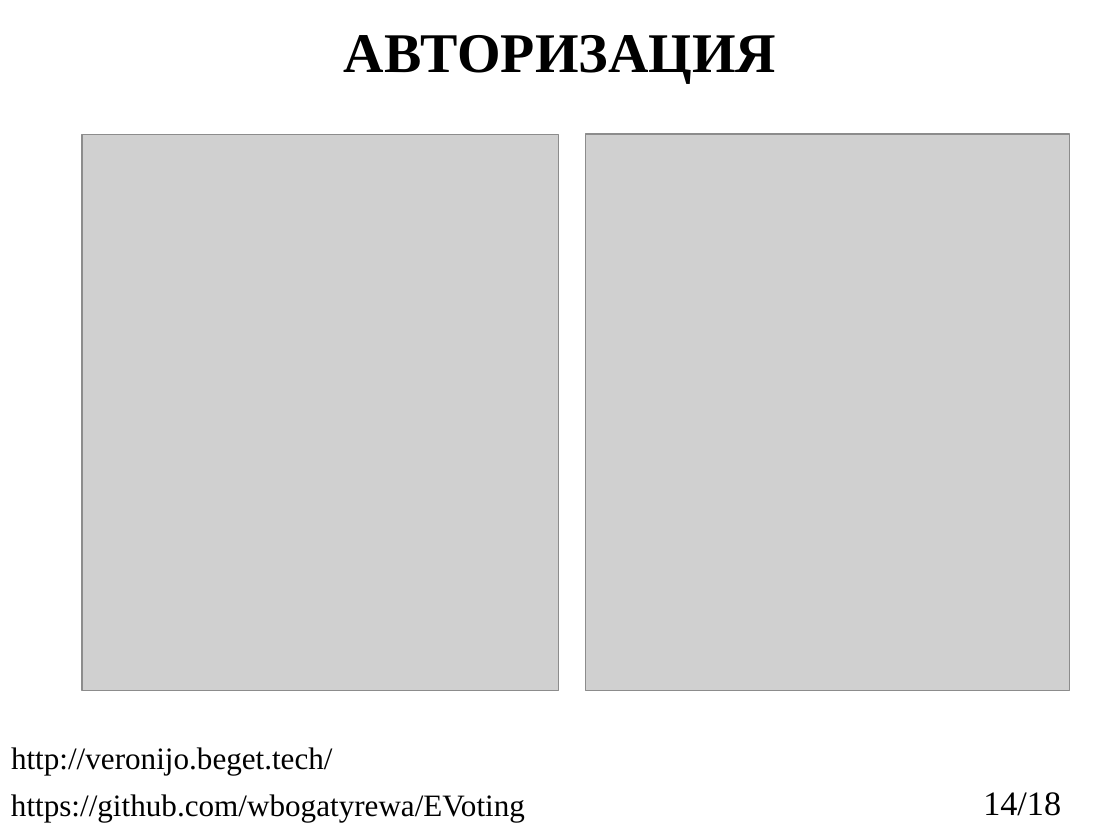
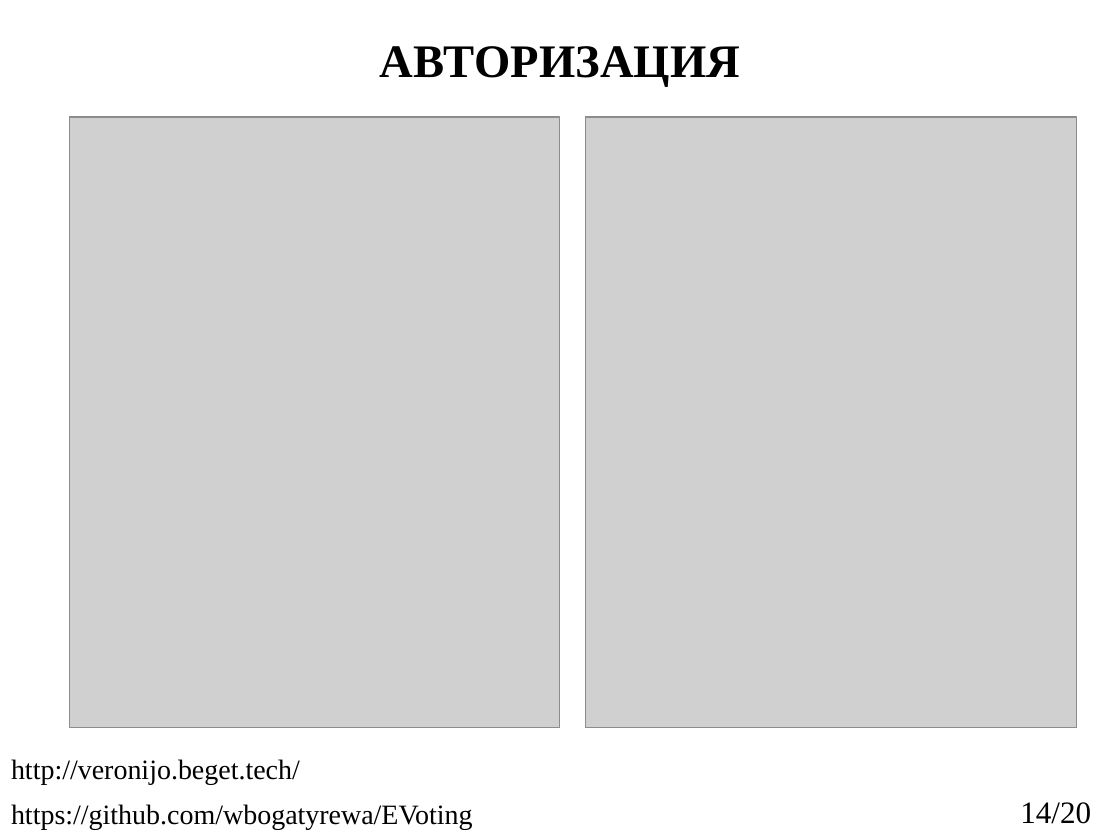
Before and after one commit to wbogatyrewa/EVoting, a slide deck: slide 14 of reports/2023_403_БогатыреваВО_slides.pptx. Drawn at 1120x840 pixels with LibreOffice and Linux fonts; fonts in the diff are those of the drawing; grey boxes stand for pictures. Boxes give left, top, right and bottom in pixels: in the first picture for what was removed or moved away, otherwise in the second. Text is boxed around its words. In the diff, an @@ line names an element or a change of style, - is before the commit and + after.

```diff
--- a/reports/2023_403_БогатыреваВО_slides.pptx
+++ b/reports/2023_403_БогатыреваВО_slides.pptx
@@ title "АВТОРИЗАЦИЯ": place and size @@
-title "АВТОРИЗАЦИЯ" at [344,35,776,83]
+title "АВТОРИЗАЦИЯ" at [380,46,740,87]
@@ title "АВТОРИЗАЦИЯ" at [380,46,740,87]: size 36 to 30 pt @@
@@ picture: place and size @@
-picture at [82,134,558,690]
+picture at [69,118,560,728]
@@ picture: place and size @@
-picture at [586,134,1070,691]
+picture at [586,118,1076,728]
@@ text "http://veronijo.beget.tech/": place and size @@
-text "http://veronijo.beget.tech/" at [11,747,333,775]
+text "http://veronijo.beget.tech/" at [11,759,300,784]
@@ text "http://veronijo.beget.tech/" at [11,759,300,784]: size 20 to 18 pt @@
@@ text "https://github.com/wbogatyrewa/EVoting" at [11,804,473,829]: size 20 to 18 pt @@
@@ text "https://github.com/wbogatyrewa/EVoting": place and size @@
-text "https://github.com/wbogatyrewa/EVoting" at [11,794,525,821]
+text "https://github.com/wbogatyrewa/EVoting" at [11,804,473,829]
@@ text at [1020,802,1091,824]: text changed; size 22 to 20 pt @@
-14/18
+14/20
```
Also in this commit, not shown: 15 other slides changed, 3 slides added, 1 slide removed, 2 other files.
